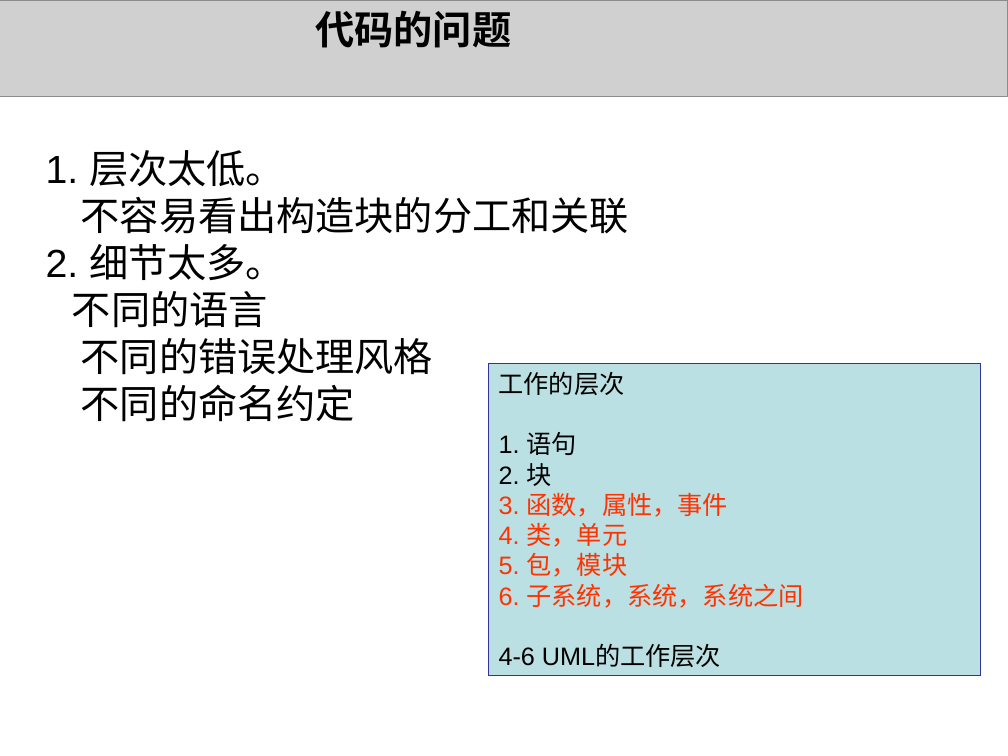
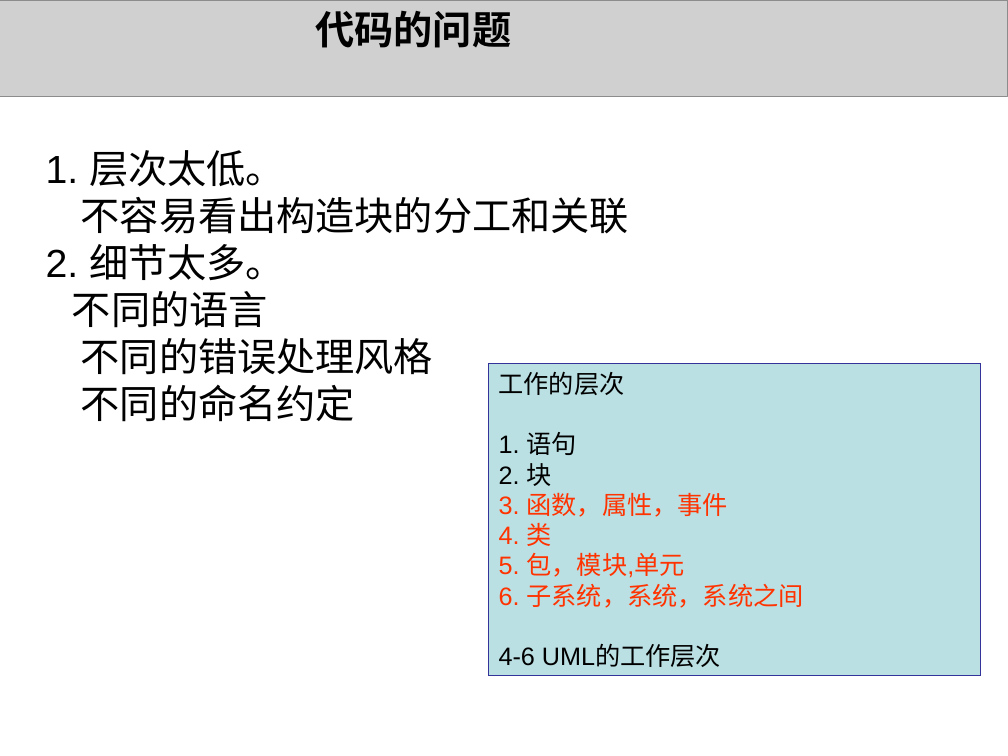
Before and after one commit to 1000copy/delpy, a slide deck: slide 4 of docs/1021project/UML理论和实践.ppt. Drawn at 1008x756 pixels with LibreOffice and Linux fonts; fonts in the diff are those of the drawing; grey boxes stand for pictures; background and template pictures are left out. Boxes give left, top, right and bottom in pixels: in the first picture for what was removed or moved away, otherwise in the second. Text is boxed around its words. In the diff, an @@ line names an element or a change of style, - is before the commit and + after.

```diff
--- a/docs/1021project/UML理论和实践.ppt
+++ b/docs/1021project/UML理论和实践.ppt
@@ text in rectangle at bbox=[499, 523, 685, 578]: text changed @@
-4. 类，单元
-5. 包，模块
+4. 类
+5. 包，模块,单元
```
Also in this commit, not shown: 5 other slides changed, 11 slides added, 1 slide removed.
